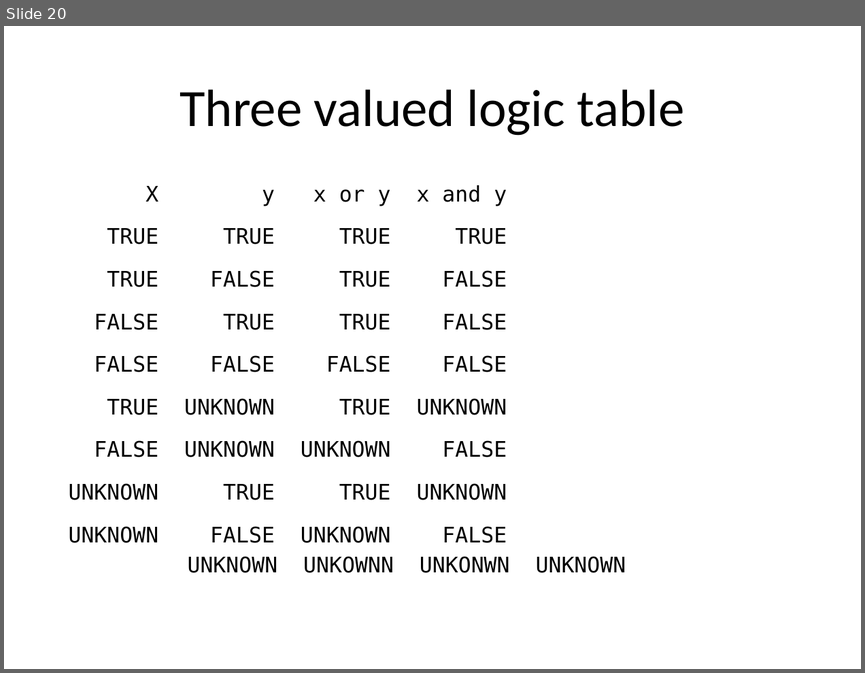
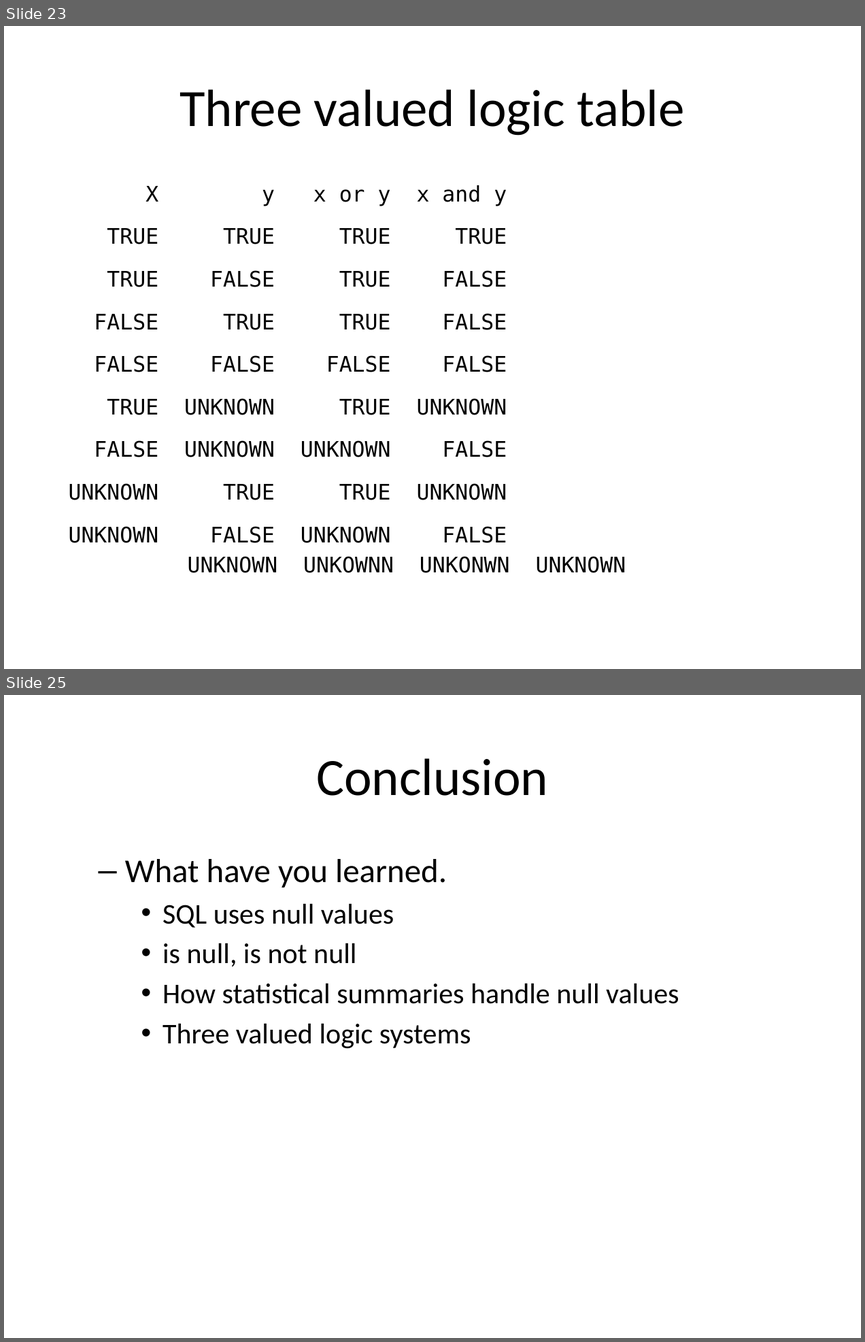
Before and after one commit to pmean/introduction-to-sql, a slide deck: src/null-values.pptx. Shown one above the other, each under a label of ours: slide 20 before the commit, slides 23 and 25 after it; the slides between them are not shown. The pictures are 865x673 and 865x1342 pixels, drawn with LibreOffice and Linux fonts; fonts in the diff are those of the drawing. Boxes give left, top, right and bottom in pixels: in the first picture for what was removed or moved away, otherwise in the second. Text is boxed around its words. In the diff, an @@ line names an element or a change of style, - is before the commit and + after.

Commit message:
Split null-values lecture into two parts

```diff
--- a/src/null-values.pptx
+++ b/src/null-values.pptx
@@ slide 25 added at (4,695,861,1338), background #FFFFFF @@
@@ title added at (316,758,548,796), 44 pt, text #000000 @@
+Conclusion
@@ text added at (125,859,679,1049), 24 pt, text #000000 @@
+  – What have you learned.
+    • SQL uses null values
+    • is null, is not null
+    • How statistical summaries handle null values
+    • Three valued logic systems
@@ what was slide 20 is now slide 23 @@
```
Also in this commit, not shown: 8 slides changed, 4 other slides added, 1 other file.
